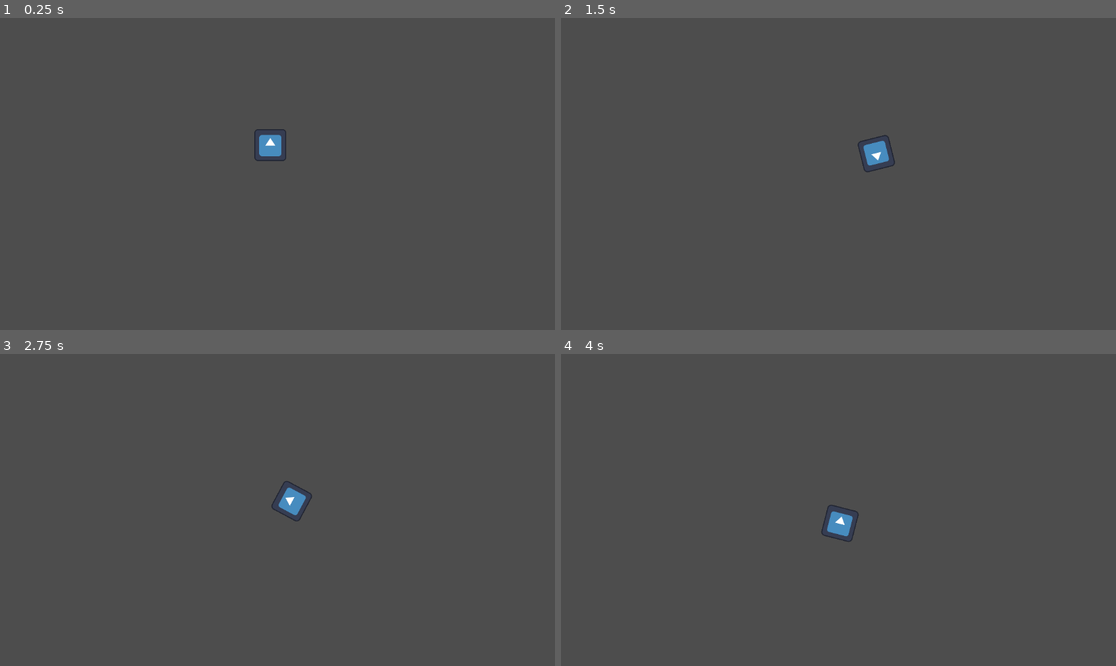
Above: before the commit, frames 1-4 (two rows, left to right).
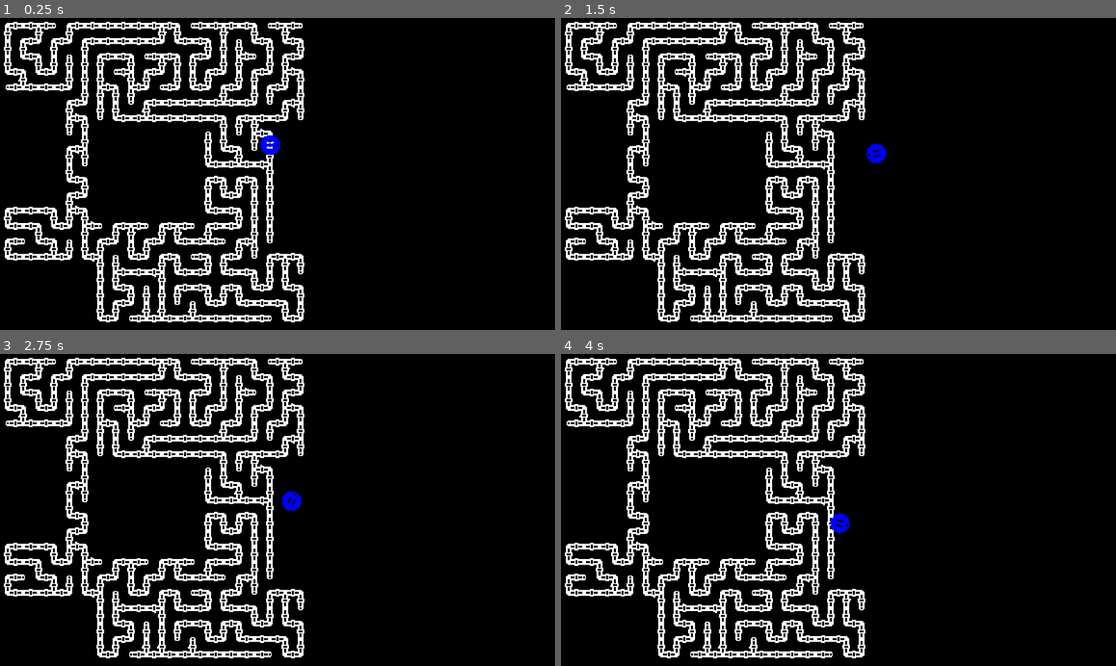
Above: after the commit, the same moments.

Repository: Overlord1704/PashtetJam1
Game: Godot game, scene res://scenes/Level/level.tscn
Same seed, same stepped clock (60 frames per second), same inputs: the game is played once before the commit and once after it. The engine's default icon, where the game draws it, is replaced by a stand-in: a white triangle on a blue panel in a dark square.
Inputs (mouse positions are in pixels of both pictures, inside the frame that each line leads up to):
- Up to frame 1 (0.25 s): no input
- Up to frame 2 (1.5 s): move the mouse to (960, 158) at 0.52 s; click (960, 158) at 0.67 s; move the mouse to (727, 189) at 1.27 s; click (727, 189) at 1.42 s
- Up to frame 3 (2.75 s): move the mouse to (333, 441) at 2.02 s; click (333, 441) at 2.17 s
- Up to frame 4 (4 s): move the mouse to (810, 572) at 2.77 s; click (810, 572) at 2.92 s; move the mouse to (1005, 556) at 3.52 s; click (1005, 556) at 3.67 s

The runs differ from the first frame. In frame 1, 99% of the frame differs, in the area x 0-100%, y 0-100%; in frame 2, 99%; in frame 3, 99%; in frame 4, 99%.

Commit message:
colors

Diff:
--- a/project.godot
+++ b/project.godot
@@ -33,5 +33,7 @@
 
 [rendering]
 
+textures/canvas_textures/default_texture_filter=0
 renderer/rendering_method="gl_compatibility"
 renderer/rendering_method.mobile="gl_compatibility"
+environment/defaults/default_clear_color=Color(0, 0, 0, 1)
--- a/scenes/Level/Location.gd
+++ b/scenes/Level/Location.gd
@@ -61,6 +61,9 @@
 
 		#_grid[y][x] = false
 
+	print(holes)
+
+	var counter = 0
 	for hole: Rect2i in holes:
 		var x1 = max(0, hole.position.x)
 		var y1 = max(0, hole.position.y)
@@ -71,6 +74,9 @@
 		for i in range(y1, y2):
 			for j in range(x1, x2):
 				_grid[i][j] = false
+				counter += 1
+
+	print("Total:", counter, ' ', width * height)
 
 
 func valid_cell(pos: Vector2i):
@@ -119,17 +125,19 @@
 	var n = _grid.size()
 	var m = _grid[0].size()
 
-	# начальная клетка
-	var pos0 = Vector2i(randi_range(0, m - 1), randi_range(0, n - 1))
-
+	# инициализация алгоритма
 	_visited = []
-
-	# инициализация алгоритма
 	for i in range(n):
 		var row = []
 		for j in range(m):
 			row.append(false)
 		_visited.append(row)
+
+
+	# начальная клетка
+	var pos0 = Vector2i(randi_range(0, m - 1), randi_range(0, n - 1))
+	while not valid_cell(pos0):
+		pos0 = Vector2i(randi_range(0, m - 1), randi_range(0, n - 1))
 
 
 	var stack = []
--- a/scenes/Level/level.tscn
+++ b/scenes/Level/level.tscn
@@ -1,8 +1,11 @@
-[gd_scene load_steps=2 format=3 uid="uid://4x5pmtavhtc1"]
+[gd_scene load_steps=3 format=3 uid="uid://4x5pmtavhtc1"]
 
 [ext_resource type="PackedScene" uid="uid://cxs4qmnvhaqs2" path="res://scenes/Player/player.tscn" id="1_0m6js"]
+[ext_resource type="PackedScene" uid="uid://cox84fkrikcav" path="res://scenes/Level/location.tscn" id="2_phj4u"]
 
 [node name="Level" type="Node2D"]
+
+[node name="Location" parent="." instance=ExtResource("2_phj4u")]
 
 [node name="Player" parent="." instance=ExtResource("1_0m6js")]
 position = Vector2(552, 264)
--- a/scenes/Player/player.tscn
+++ b/scenes/Player/player.tscn
@@ -1,7 +1,7 @@
 [gd_scene load_steps=7 format=3 uid="uid://cxs4qmnvhaqs2"]
 
 [ext_resource type="Script" path="res://scenes/Player/Player.gd" id="1_1pdg5"]
-[ext_resource type="Texture2D" uid="uid://rbf5vfeos77n" path="res://icon.svg" id="2_y3aeg"]
+[ext_resource type="Texture2D" uid="uid://cfuga4jo8atii" path="res://assets/Robot/robot_round_b.png" id="2_kttuv"]
 [ext_resource type="PackedScene" uid="uid://yy5ob4wtn7fe" path="res://scenes/Player/VelocityComponent/velocity_component.tscn" id="3_rg40q"]
 [ext_resource type="PackedScene" uid="uid://yur5r2715hyo" path="res://scenes/Player/ControllerComponent/controller_component.tscn" id="4_c3ftc"]
 [ext_resource type="PackedScene" uid="uid://bgw4symbyd22u" path="res://scenes/TakeAndPlaceComponent/take_and_place_component.tscn" id="5_gy078"]
@@ -16,7 +16,11 @@
 VelocityComponent = NodePath("VelocityComponent")
 
 [node name="Sprite2D" type="Sprite2D" parent="."]
-texture = ExtResource("2_y3aeg")
+self_modulate = Color(0, 0, 1, 1)
+texture_filter = 1
+rotation = 1.5708
+scale = Vector2(6.5, 6.5)
+texture = ExtResource("2_kttuv")
 
 [node name="CollisionShape2D" type="CollisionShape2D" parent="."]
 shape = SubResource("RectangleShape2D_s8obx")
Binary file added: assets/Robot/robot_round_b.png
Not shown, added: assets/Robot/robot_round_b.png.import
